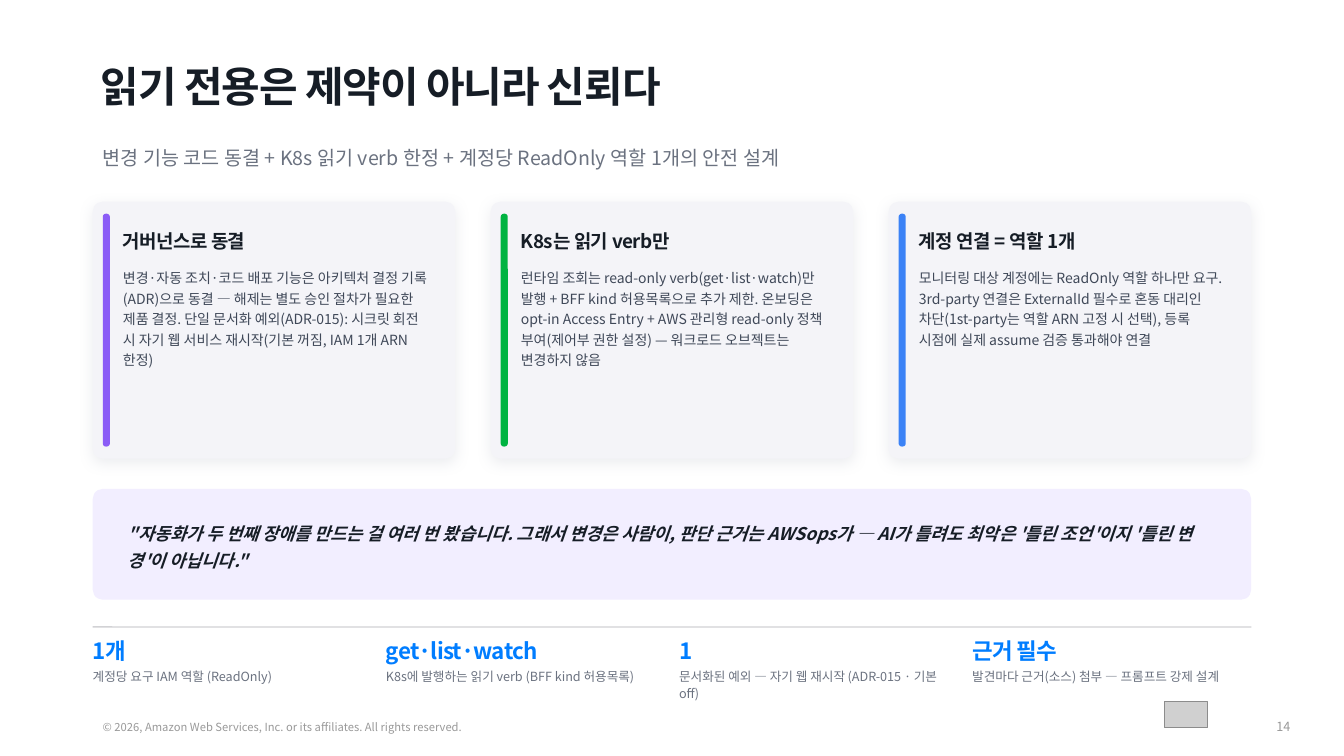
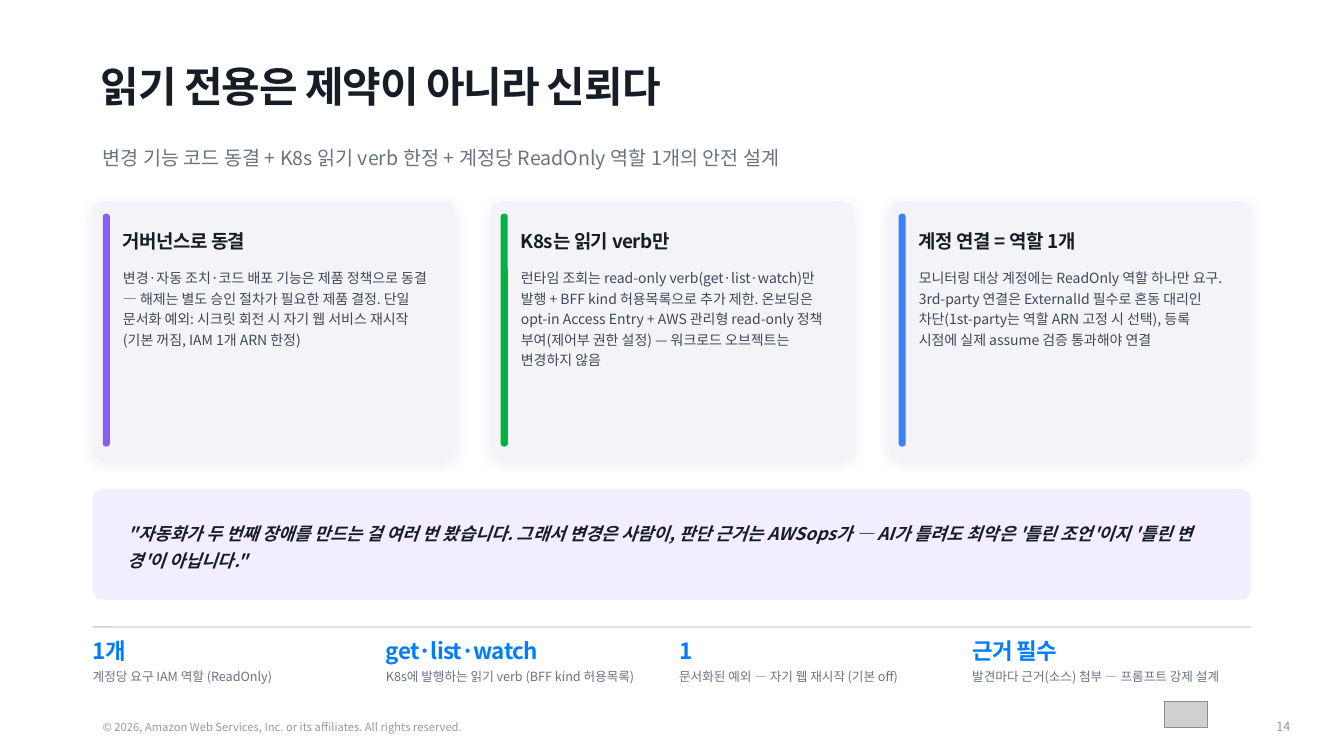
Before and after one commit to aws-samples/sample-awsops, a slide deck: slide 14 of docs-site/static/presentation/awsops-intro/awsops-intro.pptx. Drawn at 1344x756 pixels with LibreOffice and Linux fonts; fonts in the diff are those of the drawing; grey boxes stand for pictures. Boxes give left, top, right and bottom in pixels: in the first picture for what was removed or moved away, otherwise in the second. Text is boxed around its words. In the diff, an @@ line names an element or a change of style, - is before the commit and + after.

```diff
--- a/docs-site/static/presentation/awsops-intro/awsops-intro.pptx
+++ b/docs-site/static/presentation/awsops-intro/awsops-intro.pptx
@@ text at <box>123,271,427,348</box>: text changed @@
-변경·자동 조치·코드 배포 기능은 아키텍처 결정 기록(ADR)으로 동결 — 해제는 별도 승인 절차가 필요한 제품 결정. 단일 문서화 예외(ADR-015): 시크릿 회전 시 자기 웹 서비스 재시작(기본 꺼짐, IAM 1개 ARN 한정)
+변경·자동 조치·코드 배포 기능은 제품 정책으로 동결 — 해제는 별도 승인 절차가 필요한 제품 결정. 단일 문서화 예외: 시크릿 회전 시 자기 웹 서비스 재시작(기본 꺼짐, IAM 1개 ARN 한정)
@@ text at <box>679,670,898,684</box>: text changed @@
-문서화된 예외 — 자기 웹 재시작 (ADR-015 · 기본 off)
+문서화된 예외 — 자기 웹 재시작 (기본 off)
```
Also in this commit, not shown: 2 other slides changed, 9 other files.
